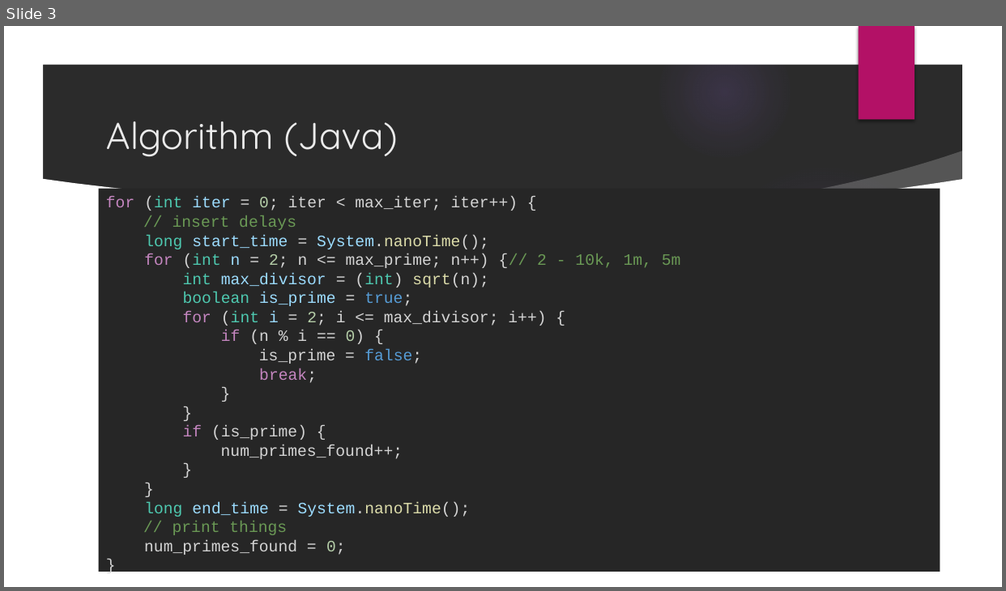
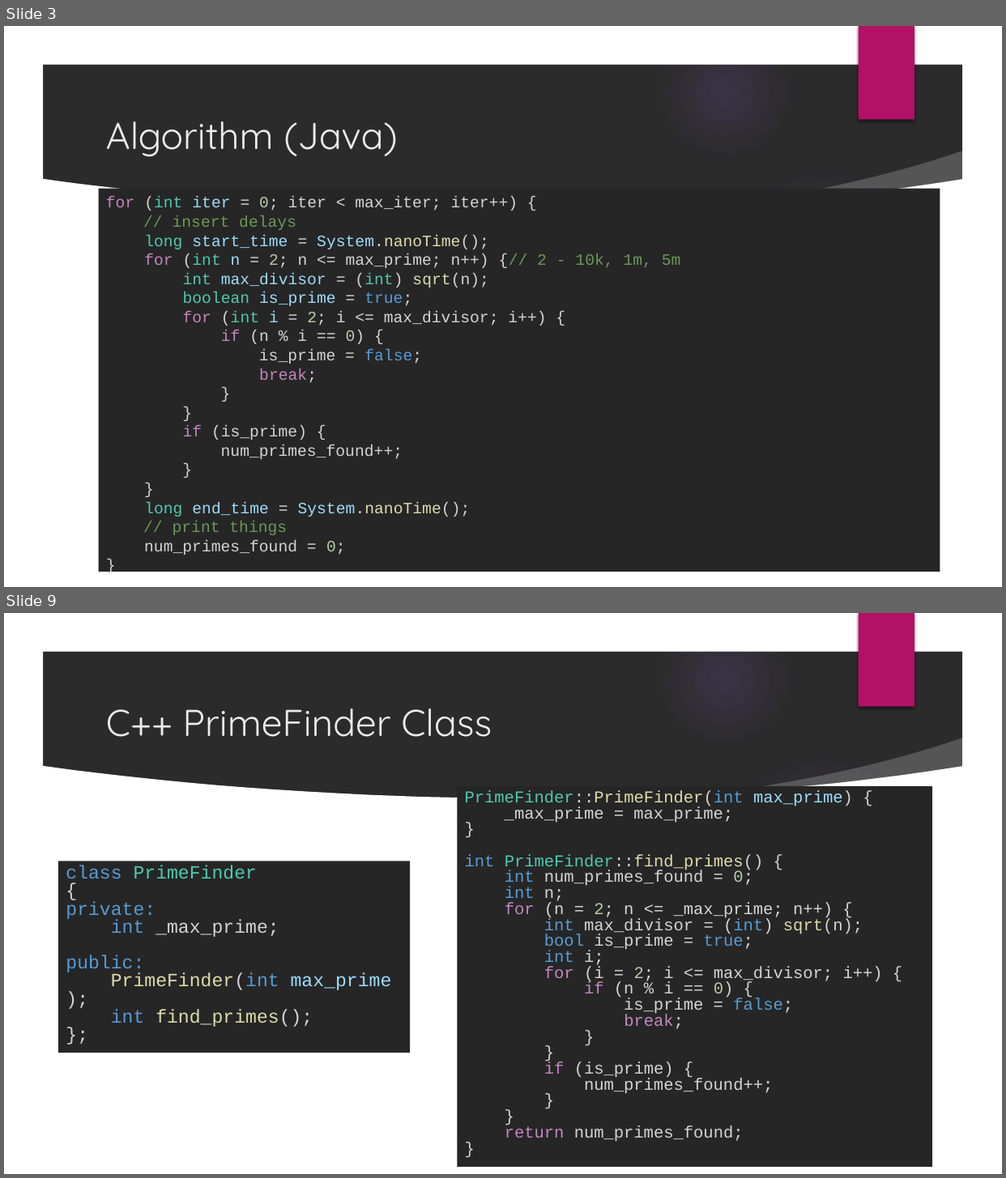
Before and after one commit to afeldscher/PerformanceDesignPatterns, a slide deck: prime_test/Prime Results_Objects.pptx. Shown one above the other, each under a label of ours: slide 3 before the commit, slides 3 and 9 after it; the slides between them are not shown. The pictures are 1006x591 and 1006x1178 pixels, drawn with LibreOffice and Linux fonts; fonts in the diff are those of the drawing; background and template pictures are left out; a plain dark background stands for a picture behind light text. Boxes give left, top, right and bottom in pixels: in the first picture for what was removed or moved away, otherwise in the second. Text is boxed around its words. In the diff, an @@ line names an element or a change of style, - is before the commit and + after.

```diff
--- a/prime_test/Prime Results_Objects.pptx
+++ b/prime_test/Prime Results_Objects.pptx
@@ slide 9 added at <box>4,613,1002,1174</box>, background picture (left out); not listed: 9 template elements that a slide beside it also shows @@
@@ title added at <box>106,709,492,737</box>, 36 pt, text #EBEBEB @@
+C++ PrimeFinder Class
@@ rectangle added at <box>457,786,932,1168</box>, fill #262626, 16 pt, text #D4D4D4 @@
+PrimeFinder::PrimeFinder(int max_prime) {
+_max_prime = max_prime;
+}
+int PrimeFinder::find_primes() {
+int num_primes_found = 0;
+int n;
+for (n = 2; n <= _max_prime; n++) {
+int max_divisor = (int) sqrt(n);
+bool is_prime = true;
+int i;
+for (i = 2; i <= max_divisor; i++) {
+if (n % i == 0) {
+is_prime = false;
+break;
+}
+}
+if (is_prime) {
+num_primes_found++;
+}
+}
+return num_primes_found;
+}
@@ rectangle added at <box>58,862,411,1053</box>, fill #262626, 18 pt, text #569CD6 @@
+class PrimeFinder
+{
+private:
+int _max_prime;
+public:
+PrimeFinder(int max_prime);
+int find_primes();
+};
```
Also in this commit, not shown: 6 slides changed, 10 other slides added, 2 slides removed, 1 other file.
